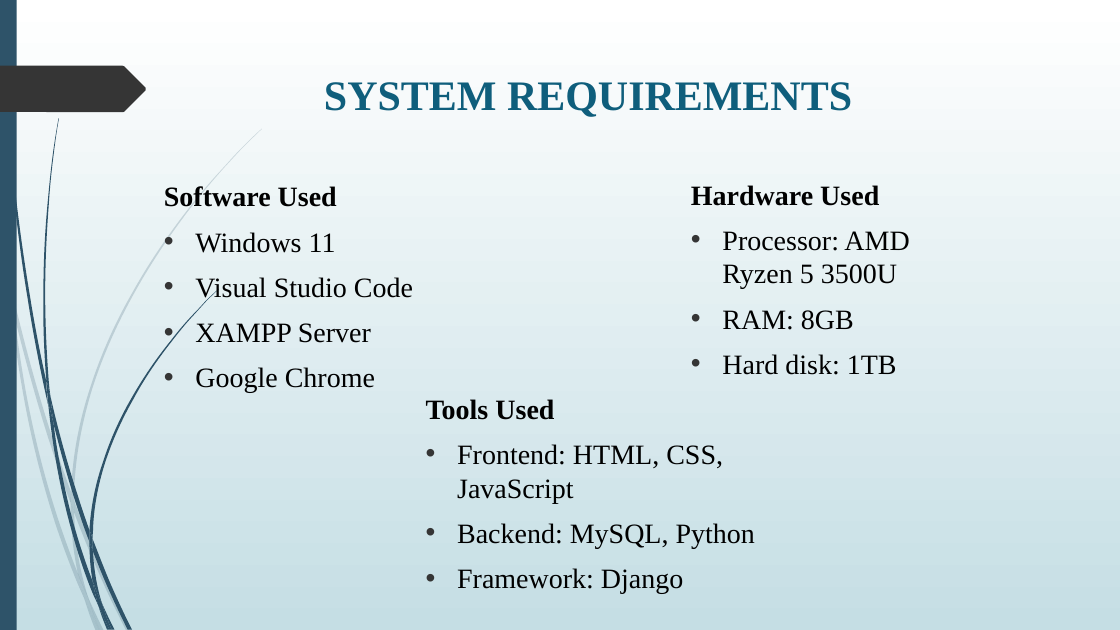
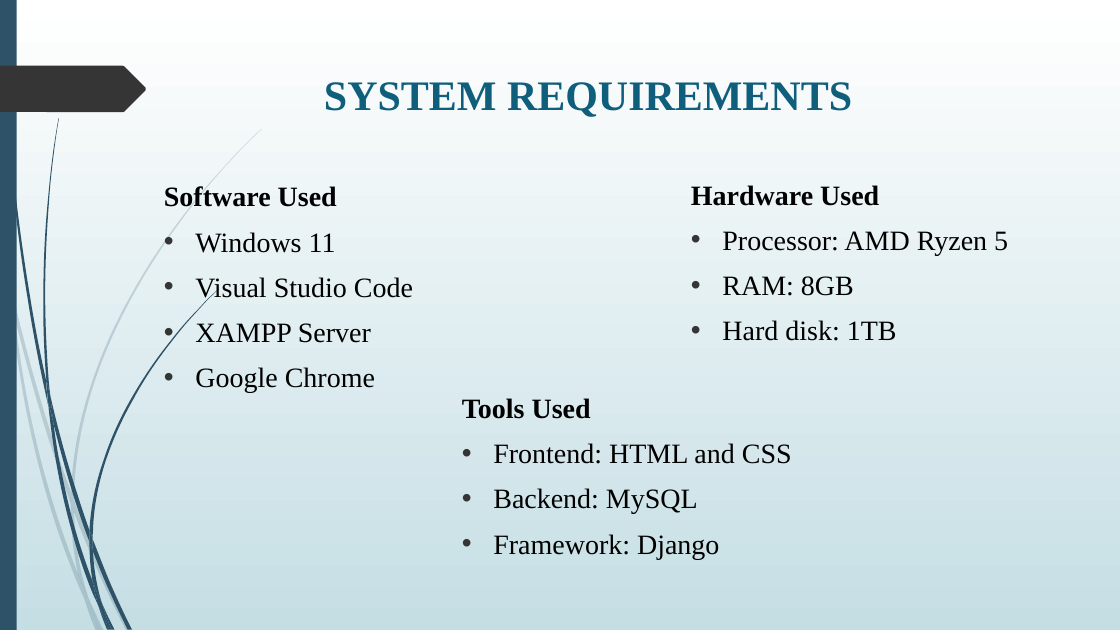
Before and after one commit to Harshith5S/VDP_Solutions, a slide deck: slide 9 of presentation.pptx. Drawn at 1120x630 pixels with LibreOffice and Linux fonts; fonts in the diff are those of the drawing. Boxes give left, top, right and bottom in pixels: in the first picture for what was removed or moved away, otherwise in the second. Text is boxed around its words. In the diff, an @@ line names an element or a change of style, - is before the commit and + after.

```diff
--- a/presentation.pptx
+++ b/presentation.pptx
@@ text at [722, 231, 1008, 255]: text changed @@
-• Processor: AMD Ryzen 5 3500U
+• Processor: AMD Ryzen 5
@@ text "Tools Used": place and size @@
-text "Tools Used" at [426, 399, 755, 594]
+text "Tools Used" at [462, 398, 792, 559]
@@ text at [493, 443, 792, 514]: text changed @@
-• Frontend: HTML, CSS, JavaScript
-• Backend: MySQL, Python
+• Frontend: HTML and CSS
+• Backend: MySQL
```
Also in this commit, not shown: 8 other slides changed, 2 slides added, 1 slide removed, 1 other file.
